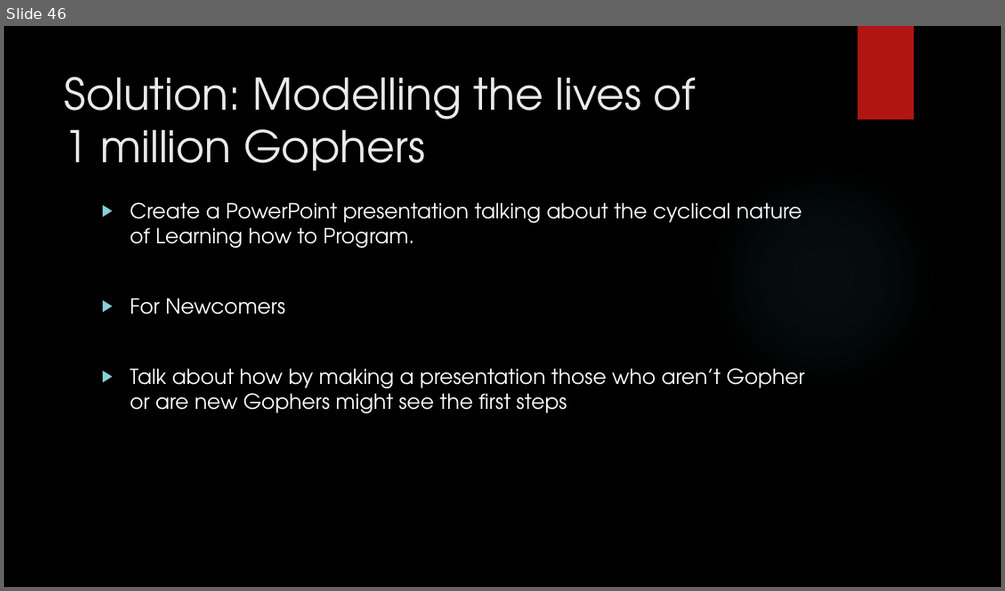
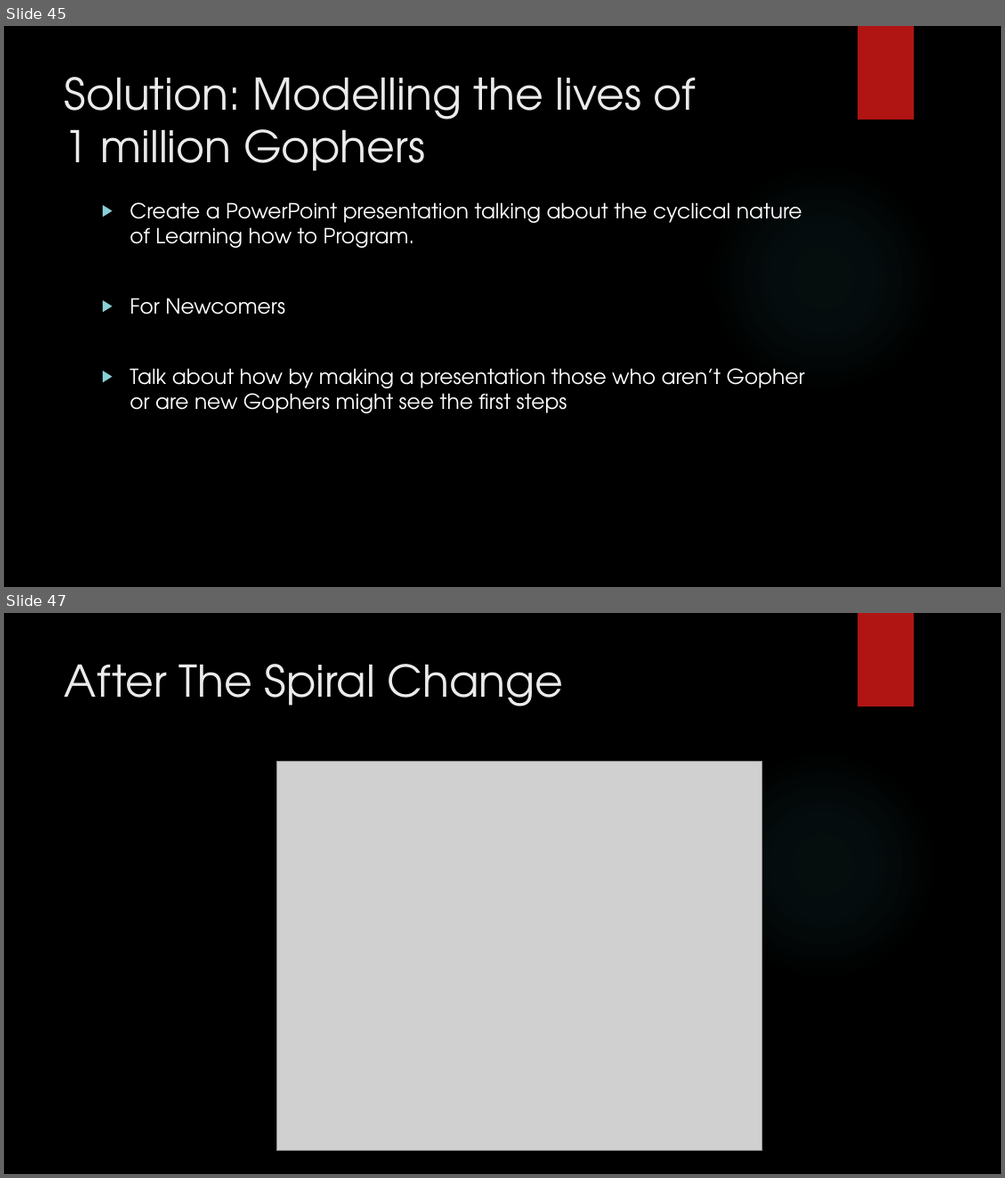
Before and after one commit to jaminologist/GopherLife, a slide deck: GopherLife.pptx. Shown one above the other, each under a label of ours: slide 46 before the commit, slides 45 and 47 after it; the slides between them are not shown. The pictures are 1005x591 and 1005x1178 pixels, drawn with LibreOffice and Linux fonts; fonts in the diff are those of the drawing; grey boxes stand for pictures; background and template pictures are left out. Boxes give left, top, right and bottom in pixels: in the first picture for what was removed or moved away, otherwise in the second. Text is boxed around its words. In the diff, an @@ line names an element or a change of style, - is before the commit and + after.

```diff
--- a/GopherLife.pptx
+++ b/GopherLife.pptx
@@ slide 47 added at [4, 613, 1001, 1174], background picture (left out); not listed: 2 template elements that a slide beside it also shows @@
@@ title added at [65, 664, 564, 706], 42 pt, text #EBEBEB @@
+After The Spiral Change
@@ picture added at [277, 762, 762, 1151] @@
@@ what was slide 46 is now slide 45 @@
```
Also in this commit, not shown: 1 other slide added, 1 slide removed, 6 other files.
